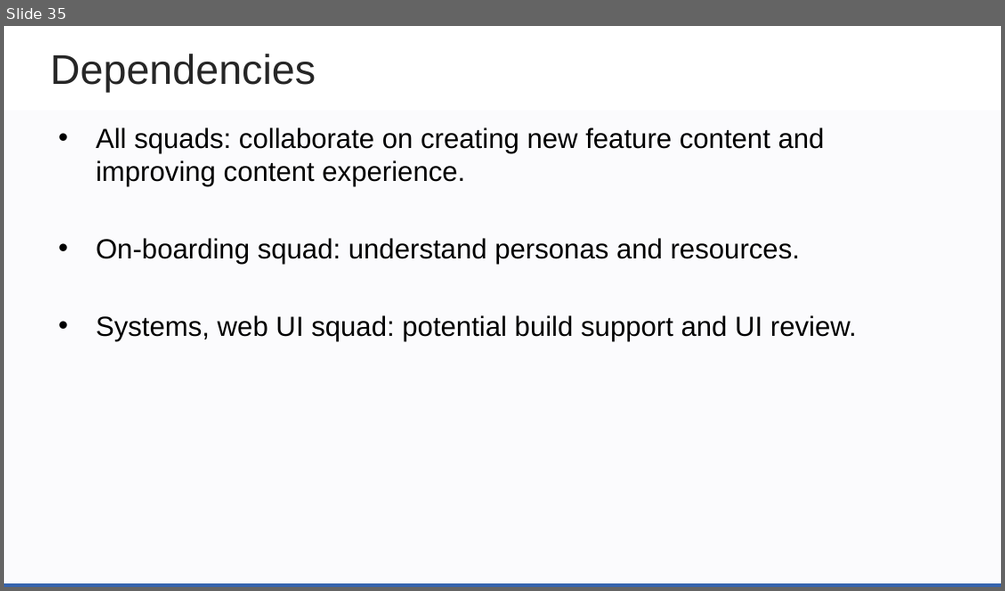
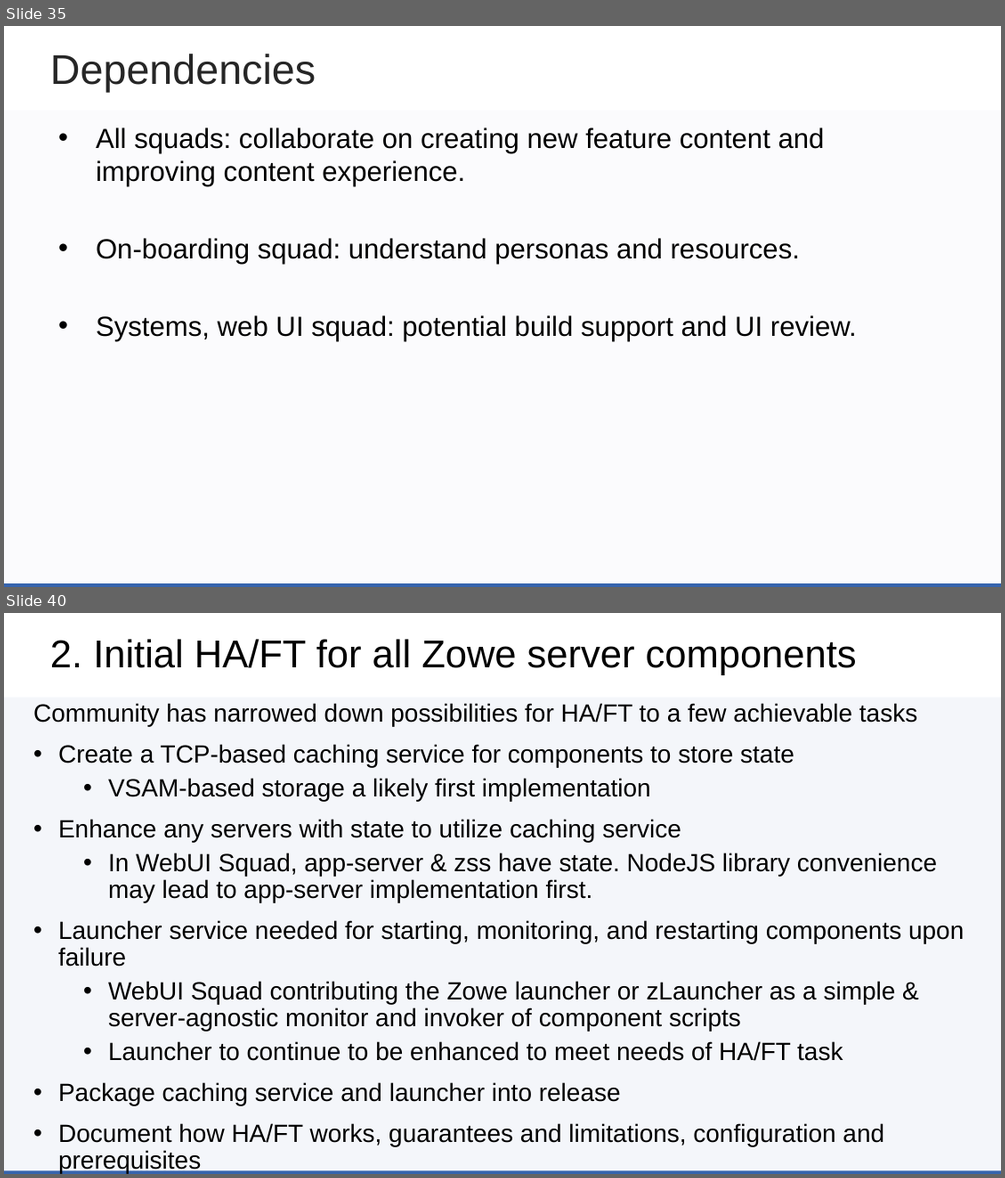
Before and after one commit to zowe/community, a slide deck: Project Management/PI Planning/20PI4 Planning/Zowe Community Squad Focus for 20PI4.pptx. Shown one above the other, each under a label of ours: slide 35 before the commit, slides 35 and 40 after it; the slides between them are not shown. The pictures are 1005x591 and 1005x1178 pixels, drawn with LibreOffice and Linux fonts; fonts in the diff are those of the drawing; background and template pictures are left out. Boxes give left, top, right and bottom in pixels: in the first picture for what was removed or moved away, otherwise in the second. Text is boxed around its words. In the diff, an @@ line names an element or a change of style, - is before the commit and + after.

```diff
--- a/Project Management/PI Planning/20PI4 Planning/Zowe Community Squad Focus for 20PI4.pptx
+++ b/Project Management/PI Planning/20PI4 Planning/Zowe Community Squad Focus for 20PI4.pptx
@@ slide 40 added at bbox=[4, 613, 1001, 1174], background #FFFFFF; not listed: 2 template elements that a slide beside it also shows @@
@@ title added at bbox=[50, 639, 857, 675], 28 pt, text #000000 @@
+2. Initial HA/FT for all Zowe server components
@@ rectangle added at bbox=[4, 697, 1001, 1173], fill #3664AD at 3% opacity @@
@@ text added at bbox=[33, 703, 963, 1173], 18 pt, text #000000 @@
+Community has narrowed down possibilities for HA/FT to a few achievable tasks
+• Create a TCP-based caching service for components to store state
+  • VSAM-based storage a likely first implementation
+• Enhance any servers with state to utilize caching service
+  • In WebUI Squad, app-server & zss have state. NodeJS library convenience may lead to app-server implementation first.
+• Launcher service needed for starting, monitoring, and restarting components upon failure
+  • WebUI Squad contributing the Zowe launcher or zLauncher as a simple & server-agnostic monitor and invoker of component scripts
+  • Launcher to continue to be enhanced to meet needs of HA/FT task
+• Package caching service and launcher into release
+• Document how HA/FT works, guarantees and limitations, configuration and prerequisites
```
Also in this commit, not shown: 2 slides changed, 15 other slides added, 1 slide removed.
